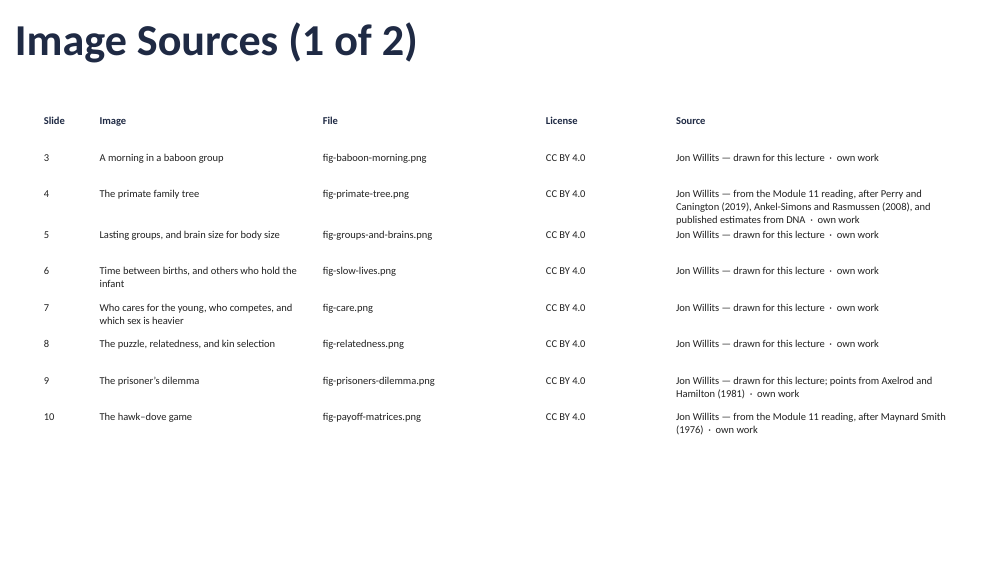
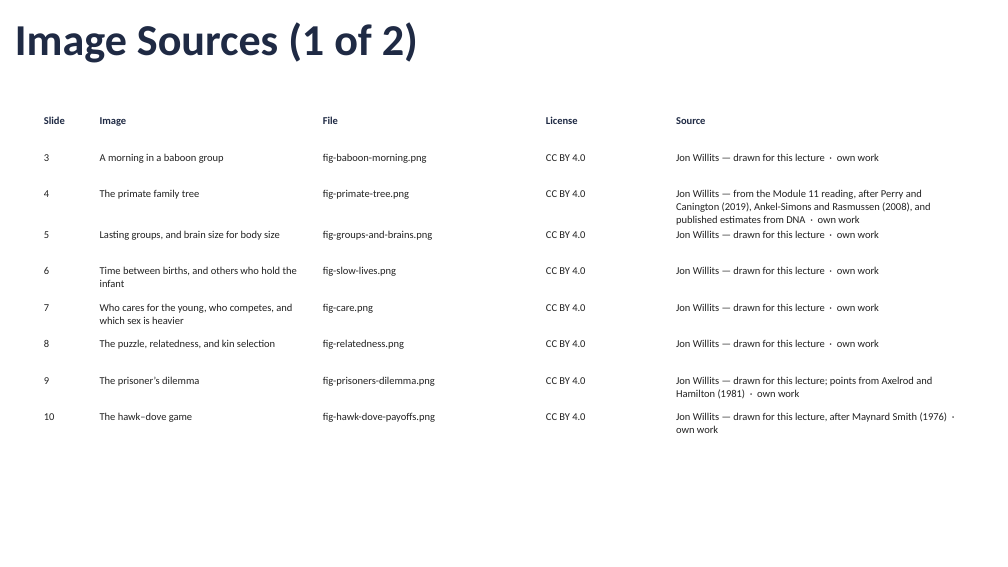
Before and after one commit to jonwillits/intro_to_bcs, a slide deck: slide 14 of social_cognition/social_cognition_lecture_1.pptx (slide 15 before the commit). Drawn at 1008x567 pixels with LibreOffice and Linux fonts; fonts in the diff are those of the drawing. Boxes give left, top, right and bottom in pixels: in the first picture for what was removed or moved away, otherwise in the second. Text is boxed around its words. In the diff, an @@ line names an element or a change of style, - is before the commit and + after.

Commit message:
Module 11: Lab 11 handout and link; lecture 11.1 PDF

```diff
--- a/social_cognition/social_cognition_lecture_1.pptx
+++ b/social_cognition/social_cognition_lecture_1.pptx
@@ table at <box>38,113,968,446</box> @@
-row 9, column 3: fig-payoff-matrices.png
+row 9, column 3: fig-hawk-dove-payoffs.png
-row 9, column 5: Jon Willits — from the Module 11 reading, after Maynard Smith (1976) · own work
+row 9, column 5: Jon Willits — drawn for this lecture, after Maynard Smith (1976) · own work
```
Also in this commit, not shown: 2 other slides changed, 1 slide added, 2 slides removed, 6 other files.
